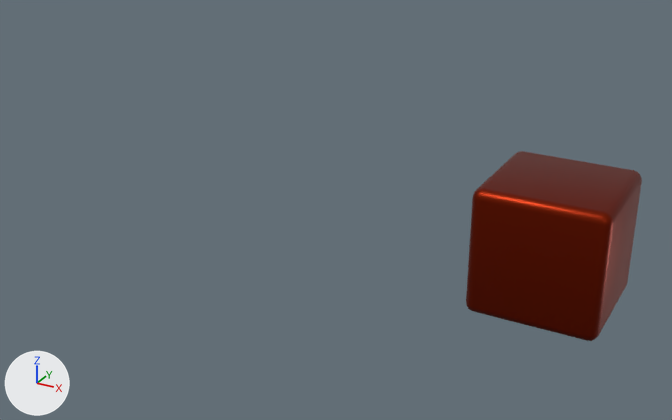
An edit to the Blender file Assets/Models/models.blend, drawn before and after from the same camera.
Rendered twice from a 50 mm camera at (3.22, -12.61, 6.03) aimed at (-3.78, 0.12, -0.33). The axes (+X, +Y, +Z) are drawn at lower left. The lights are the same throughout. The same objects are shown in both versions, whatever each file hides.

The scene before the commit, as lines of its bpy script (objects in view):
```python
me_cube = bpy.data.meshes.new('Cube')
me_cube.from_pydata(...)  # a box spanning x -1.0..1.0, y -1.0..1.0, z -1.0..1.0
me_cube.polygons.foreach_set('use_smooth', [True] * 6)
me_cube.materials.append(mat_material)  # brown #7d1e00
me_plane_001 = bpy.data.meshes.new('Plane.001')
me_plane_001.from_pydata([(1.13, 1.0, 0.0), (1.0, -1.0, 0.0), (1.13, -1.0, 0.0), (1.0, 1.0, 0.0), (0.98, 1.0, 0.0), (0.0, 0.01, 0.0)], [], [(3, 1, 2, 0), (5, 1, 3, 4)])
me_plane_001.polygons.foreach_set('use_smooth', [True] * 2)
me_plane_001.materials.append(mat_material_001)  # white #e7e7e7
ob_cube = bpy.data.objects.new('Cube', me_cube)
ob_cube.location = (0.0, 0.0, 0.0)
_m = ob_cube.modifiers.new('Bevel', 'BEVEL')
_m.width = 0.15
_m.width_pct = 0.15
_m.segments = 4
_m.limit_method = 'NONE'
ob_plane = bpy.data.objects.new('Plane', me_plane_001)
ob_plane.location = (0.982, 0.0, 0.186)
ob_plane.rotation_euler = (0.0, -1.571, 0.0)  # degrees (0, -90, 0)
ob_plane.scale = (0.58, 0.721, 0.721)
_m = ob_plane.modifiers.new('Solidify', 'SOLIDIFY')
_m.thickness = 0.05
_m = ob_plane.modifiers.new('Bevel', 'BEVEL')
_m.width = 0.88
_m.width_pct = 0.88
_m.segments = 2
_m.offset_type = 'WIDTH'
ob_plane.hide_set(True)
```
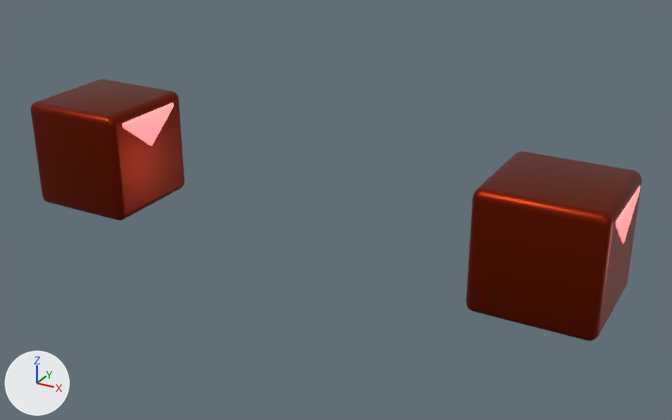
What changed in the scene script:
```text
Change me_cube:
    used by ob_cube; location = (0.0, 0.0, 0.0)
    remove me_cube.from_pydata(...)  # 8 vertices, 6 faces; spans x -1.0..1.0, y -1.0..1.0, z -1.0..1.0
    add me_cube.from_pydata(...)  # 206 vertices, 182 faces; spans x -1.0..1.02, y -1.0..1.0, z -1.0..1.0
    me_cube part 1: the whole mesh is rebuilt
    add me_cube.materials.append(mat_material_001)  # white #e7e7e7
Add me_cube_001:
    me_cube_001.from_pydata(...)  # a box spanning x -1.0..1.0, y -1.0..1.0, z -1.0..1.0
    me_cube_001.polygons.foreach_set('use_smooth', [True] * 6)
    me_cube_001.materials.append(mat_material)  # brown #7d1e00
Change ob_cube:
    remove _m = ob_cube.modifiers.new('Bevel', 'BEVEL')
    remove _m.width = 0.15
    remove _m.width_pct = 0.15
    remove _m.segments = 4
    remove _m.limit_method = 'NONE'
Add ob_plane_001:
    ob_plane_001 = bpy.data.objects.new('Plane.001', me_plane_001.copy())  # the mesh of ob_plane
    ob_plane_001.location = (-7.63, 0.0, 0.19)
    ob_plane_001.rotation_euler = (0.0, -1.571, 0.0)  # degrees (0, -90, 0)
    ob_plane_001.scale = (0.58, 0.721, 0.721)
    _m = ob_plane_001.modifiers.new('Solidify', 'SOLIDIFY')
    _m.thickness = 0.05
    _m = ob_plane_001.modifiers.new('Bevel', 'BEVEL')
    _m.width = 0.88
    _m.width_pct = 0.88
    _m.segments = 2
    _m.offset_type = 'WIDTH'
Add ob_cube_001:
    ob_cube_001 = bpy.data.objects.new('Cube.001', me_cube_001)
    ob_cube_001.location = (-8.61, 0.0, 0.0)
    _m = ob_cube_001.modifiers.new('Bevel', 'BEVEL')
    _m.width = 0.15
    _m.width_pct = 0.15
    _m.segments = 4
    _m.limit_method = 'NONE'
```

What differs and where, as boxes [x1, y1, x2, y2] in the pictures (672 x 420 px):
'Cube', reshaped, modifiers changed
    both: [466, 151, 642, 341]
'Cube.001', added (brown)
    after: [31, 79, 185, 220]
'Plane.001', added
    after: [122, 103, 174, 146]
